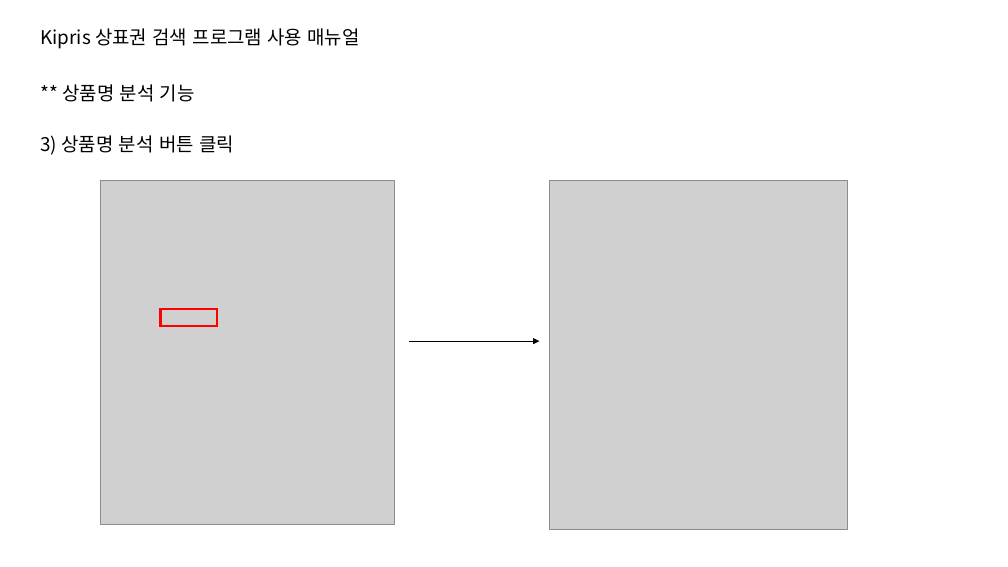
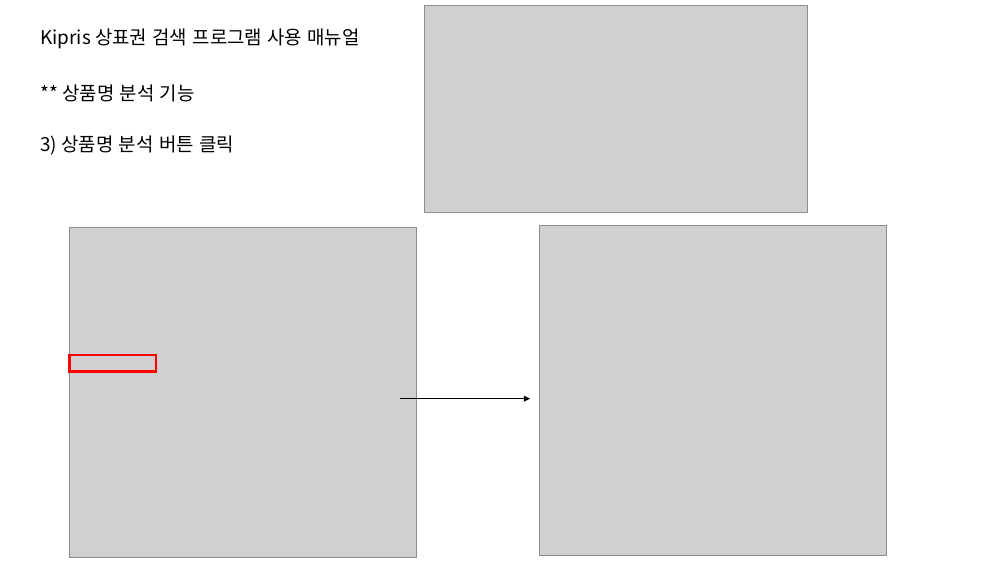
Before and after one commit to TomLee9903/TomLee9903, a slide deck: slide 9 of ScratchingKipris/사용매뉴얼.pptx. Drawn at 1008x567 pixels with LibreOffice and Linux fonts; fonts in the diff are those of the drawing; grey boxes stand for pictures. Boxes give left, top, right and bottom in pixels: in the first picture for what was removed or moved away, otherwise in the second. Text is boxed around its words. In the diff, an @@ line names an element or a change of style, - is before the commit and + after.

```diff
--- a/ScratchingKipris/사용매뉴얼.pptx
+++ b/ScratchingKipris/사용매뉴얼.pptx
@@ picture added at (425, 6, 808, 212) @@
@@ picture: place and size @@
-picture at (101, 180, 394, 525)
+picture at (70, 228, 417, 558)
@@ picture: place and size @@
-picture at (550, 180, 848, 529)
+picture at (540, 225, 888, 556)
@@ rectangle: place and size @@
-rectangle at (160, 309, 217, 326)
+rectangle at (70, 355, 156, 372)
@@ arrow moved from (409, 341) - (540, 341) to (400, 399) - (530, 399) @@
```
Also in this commit, not shown: 8 other slides changed, 2 slides added, 2 other files.
